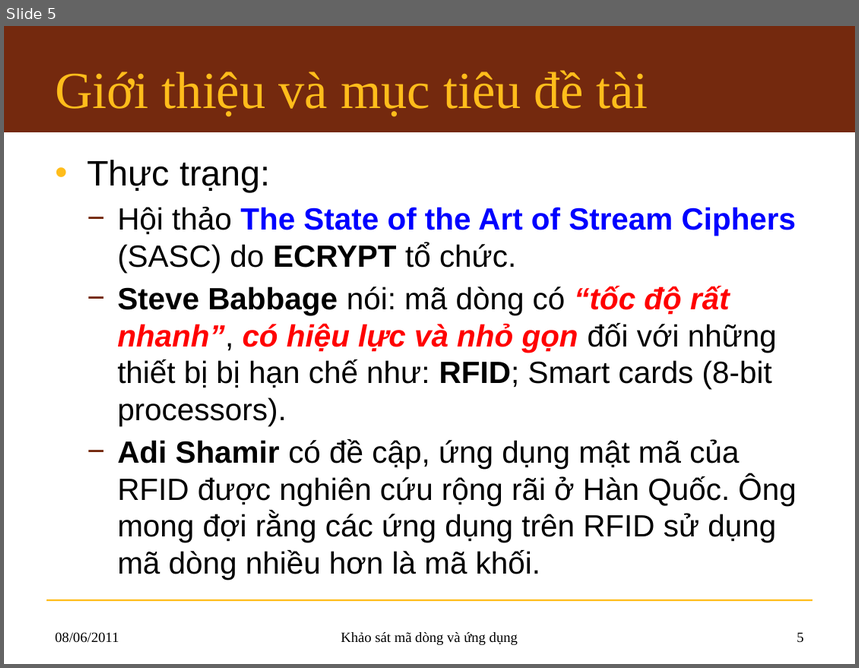
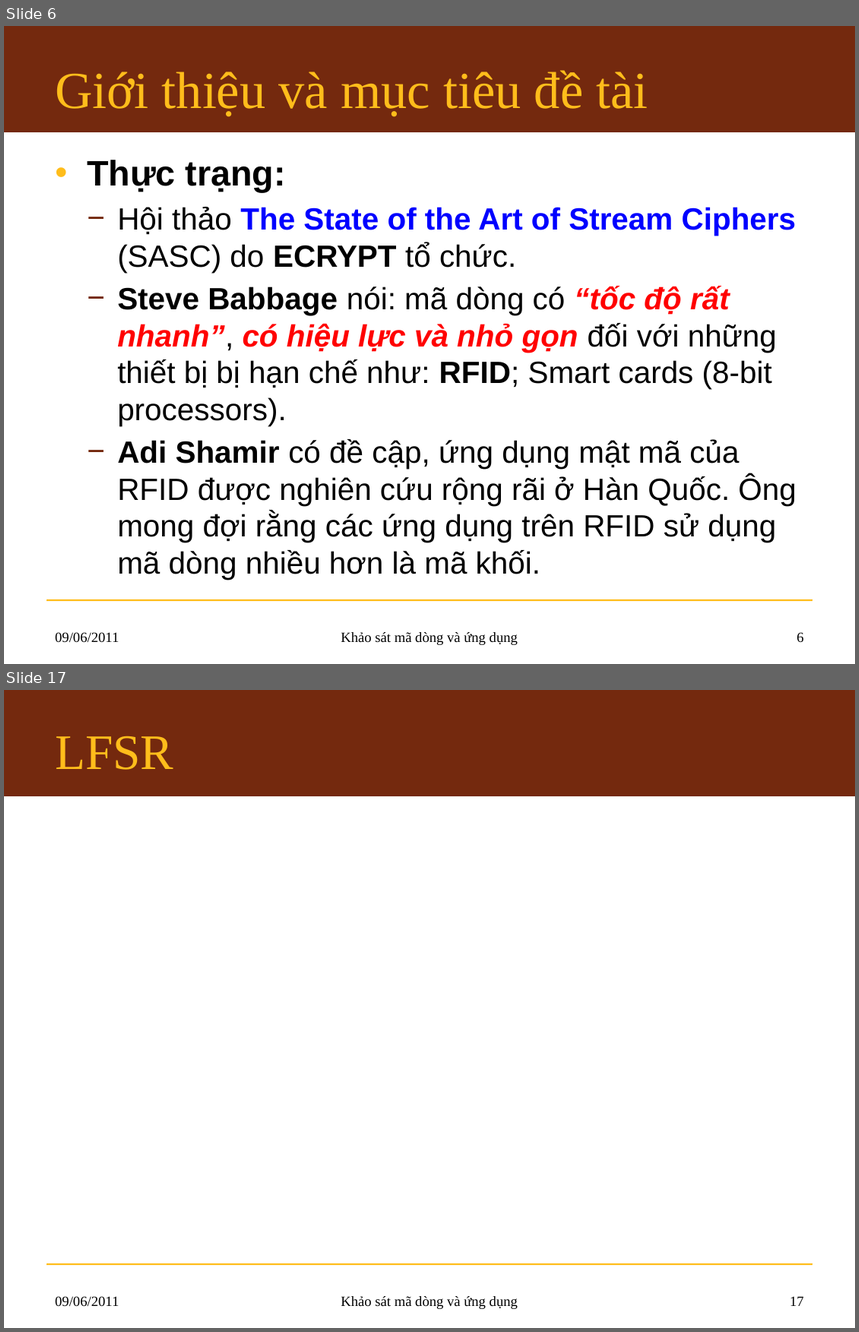
Before and after one commit to hemprasad/lvmm-sc, a slide deck: 7.Slide/KLTN_Slide.pptx. Shown one above the other, each under a label of ours: slide 5 before the commit, slides 6 and 17 after it; the slides between them are not shown. The pictures are 859x668 and 859x1332 pixels, drawn with LibreOffice and Linux fonts; fonts in the diff are those of the drawing; background and template pictures are left out. Boxes give left, top, right and bottom in pixels: in the first picture for what was removed or moved away, otherwise in the second. Text is boxed around its words. In the diff, an @@ line names an element or a change of style, - is before the commit and + after.

```diff
--- a/7.Slide/KLTN_Slide.pptx
+++ b/7.Slide/KLTN_Slide.pptx
@@ slide 17 added at <box>4,690,855,1328</box>, background #FFFFFF; not listed: 2 template elements that a slide beside it also shows @@
@@ title added at <box>55,736,173,770</box>, 42 pt, text #FFBD1B @@
+LFSR
@@ text added at <box>55,1296,119,1307</box>, 12 pt, text #000000 @@
+09/06/2011
@@ text added at <box>341,1296,518,1309</box>, 12 pt, text #000000 @@
+Khảo sát mã dòng và ứng dụng
@@ page number added at <box>790,1296,804,1306</box>, 12 pt, text #000000 @@
+17
@@ what was slide 5 is now slide 6 @@
@@ slide 6 changed as well @@
@@ text at <box>87,160,286,193</box>: bold on in "Thực trạng:" @@
@@ text at <box>55,632,119,643</box>: text changed @@
-08/06/2011
+09/06/2011
@@ page number at <box>797,632,804,643</box>: text changed @@
-5
+6
```
Also in this commit, not shown: 6 other slides changed, 9 other slides added.
